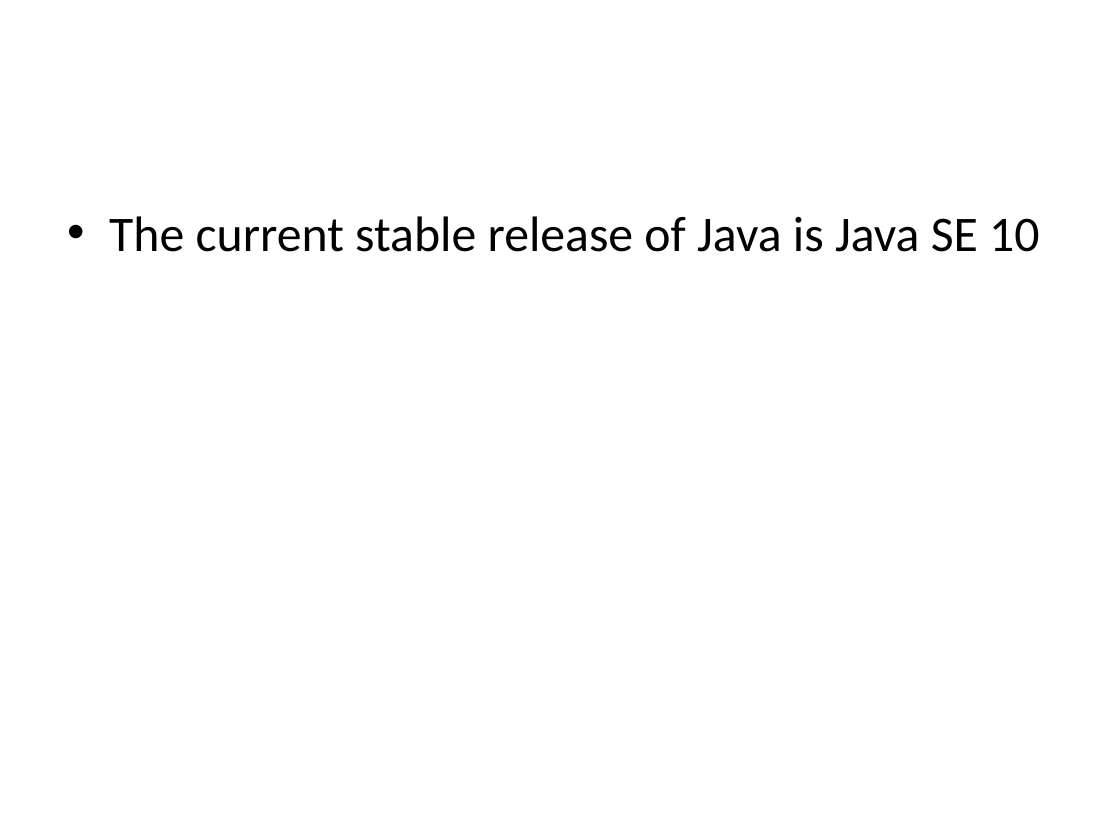
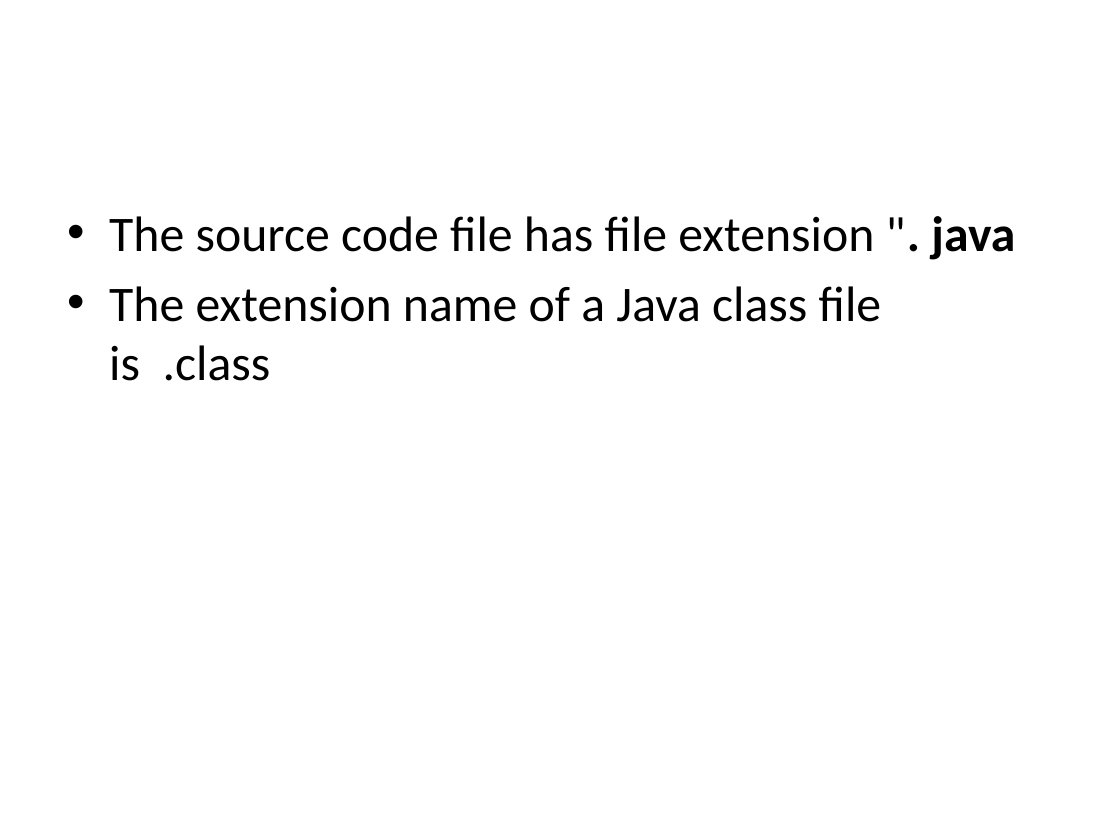
Before and after one commit to BesantJ2ee/JavaCourse, a slide deck: slide 17 of Module_2/Module_2_Introduction_To_Java_Programming _Language.pptx (slide 4 before the commit). Drawn at 1120x840 pixels with LibreOffice and Linux fonts; fonts in the diff are those of the drawing. Boxes give left, top, right and bottom in pixels: in the first picture for what was removed or moved away, otherwise in the second. Text is boxed around its words. In the diff, an @@ line names an element or a change of style, - is before the commit and + after.

```diff
--- a/Module_2/Module_2_Introduction_To_Java_Programming _Language.pptx
+++ b/Module_2/Module_2_Introduction_To_Java_Programming _Language.pptx
@@ text at (x1=109, y1=216, x2=1015, y2=381): text changed @@
-• The current stable release of Java is Java SE 10
+• The source code file has file extension ". java
+• The extension name of a Java class file is .class
```
Also in this commit, not shown: 4 slides added, 2 slides removed.
